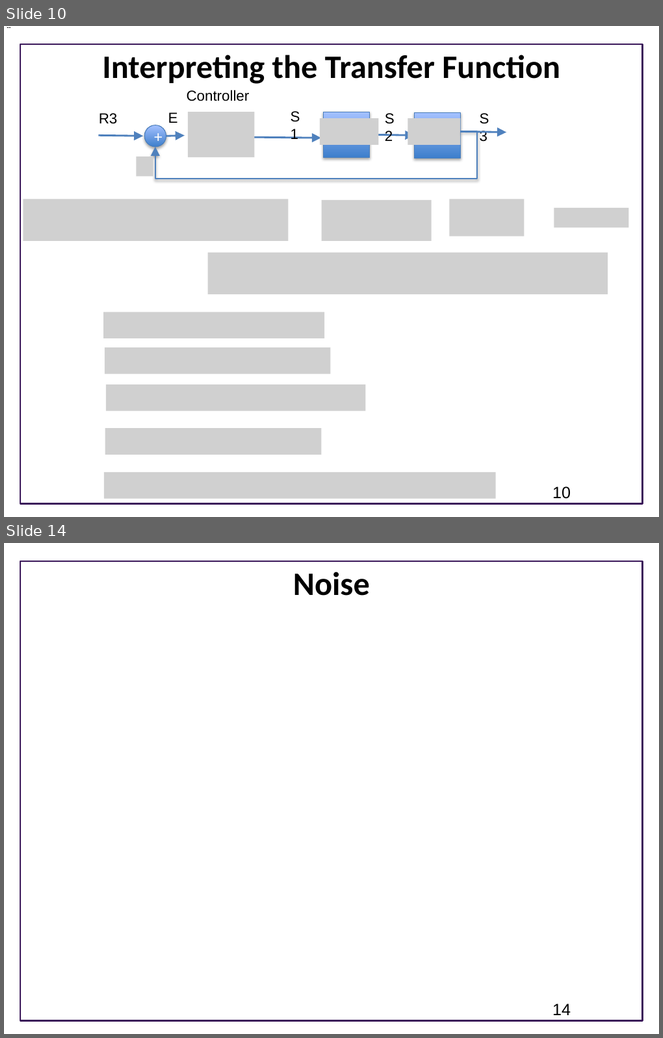
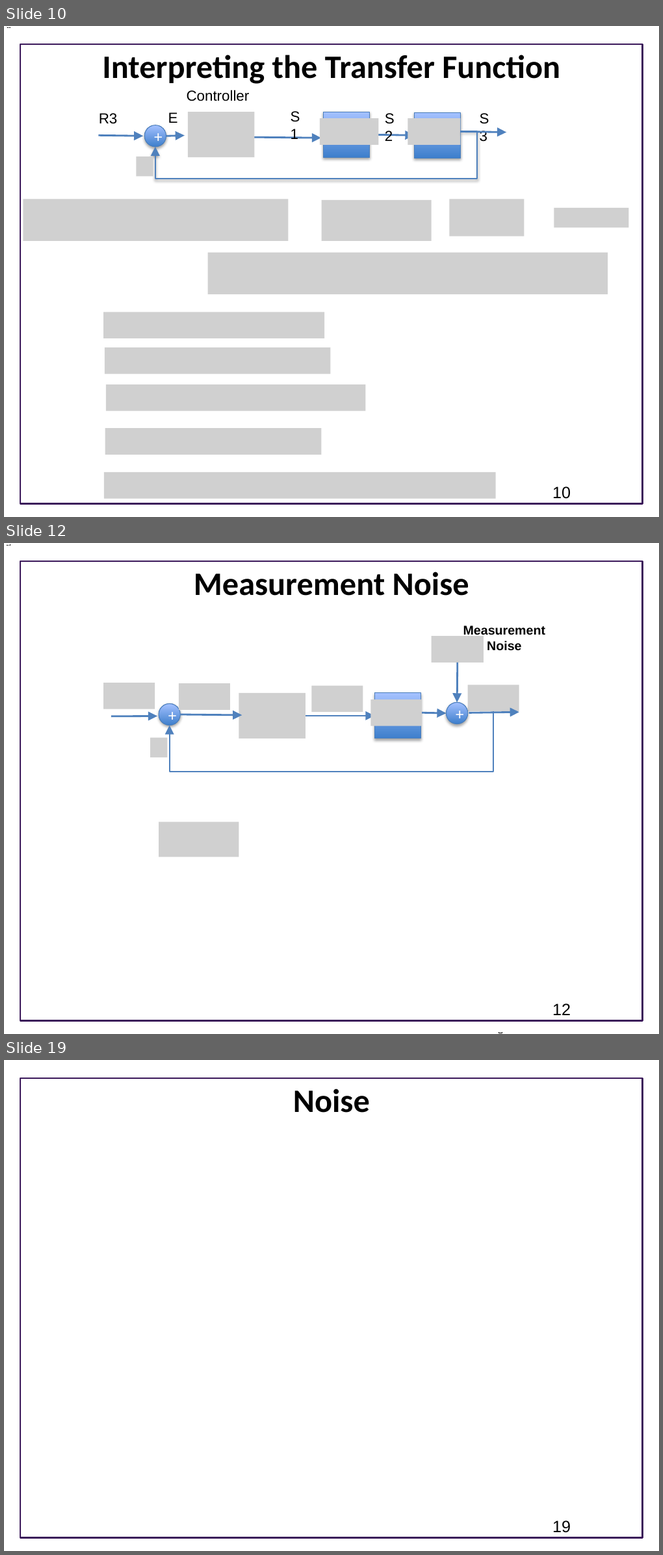
Before and after one commit to joseph-hellerstein/advanced-controls-lectures, a slide deck: Lecture_13-Building-Systems-From-Other-Systems/Building-Systems-From-Other-Systems.pptx. Shown one above the other, each under a label of ours: slides 10 and 14 before the commit, slides 10, 12 and 19 after it; the slides between them are not shown. The pictures are 663x1038 and 663x1555 pixels, drawn with LibreOffice and Linux fonts; fonts in the diff are those of the drawing; grey boxes stand for pictures; background and template pictures are left out. Boxes give left, top, right and bottom in pixels: in the first picture for what was removed or moved away, otherwise in the second. Text is boxed around its words. In the diff, an @@ line names an element or a change of style, - is before the commit and + after.

```diff
--- a/Lecture_13-Building-Systems-From-Other-Systems/Building-Systems-From-Other-Systems.pptx
+++ b/Lecture_13-Building-Systems-From-Other-Systems/Building-Systems-From-Other-Systems.pptx
@@ slide 12 added at <box>4,543,659,1034</box>, background #FFFFFF; not listed: 1 template element that a slide beside it also shows @@
@@ title added at <box>194,572,469,596</box>, 36 pt, text #000000, bold @@
+Measurement Noise
@@ picture added at <box>432,636,484,662</box> @@
@@ text added at <box>464,626,546,651</box>, 14 pt, text #000000, bold @@
+Measurement
+Noise
@@ arrow added from (458, 662) to (458, 702), #4F81BD 2 pt @@
@@ picture added at <box>103,683,155,709</box> @@
@@ picture added at <box>179,684,230,710</box> @@
@@ picture added at <box>239,693,306,738</box> @@
@@ picture added at <box>312,686,363,712</box> @@
@@ rectangle added at <box>375,693,421,738</box>, fill gradient #3F80CE to #A4C4FF, outline #4B7EBC 0.75 pt @@
@@ picture added at <box>468,685,519,711</box> @@
@@ arrow added from (111, 717) to (157, 716), #4F81BD 2 pt @@
@@ ellipse added at <box>159,704,180,725</box>, fill gradient #3F80CE to #A4C4FF, outline #4B7EBC 0.75 pt, 18 pt, text #FFFFFF @@
++
@@ elbow arrow added from (493, 711) to (170, 725), #4F81BD 1.5 pt @@
@@ arrow added from (180, 715) to (242, 715), #4F81BD 2 pt @@
@@ arrow added from (306, 716) to (375, 716), #4F81BD 2 pt @@
@@ picture added at <box>371,700,422,726</box> @@
@@ arrow added from (422, 713) to (446, 713), #4F81BD 2 pt @@
@@ ellipse added at <box>446,702,468,724</box>, fill gradient #3F80CE to #A4C4FF, outline #4B7EBC 0.75 pt, 18 pt, text #FFFFFF @@
++
@@ arrow added from (469, 713) to (519, 712), #4F81BD 2 pt @@
@@ picture added at <box>150,737,167,757</box> @@
@@ picture added at <box>159,822,239,858</box> @@
@@ page number added at <box>553,1004,571,1016</box>, 18 pt, text #000000 @@
+12
@@ what was slide 14 is now slide 19 @@
@@ page number at <box>553,1521,571,1533</box>: text changed @@
-14
+19
```
Also in this commit, not shown: 2 slides changed, 5 other slides added, 1 slide removed, 2 other files.
